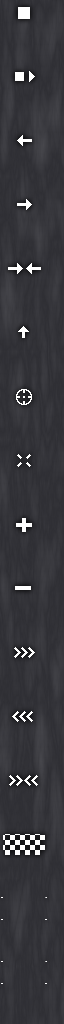
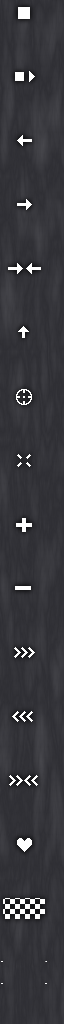
Layer changes from the first 64 x 1024 image to the second:
painted on "Drop Shadow" over (0, 829, 50, 924)
